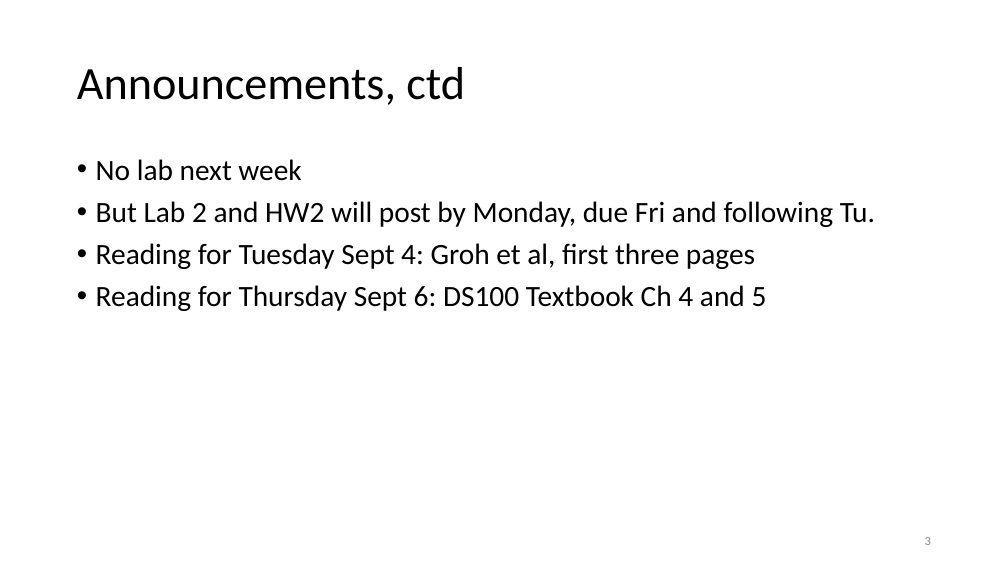
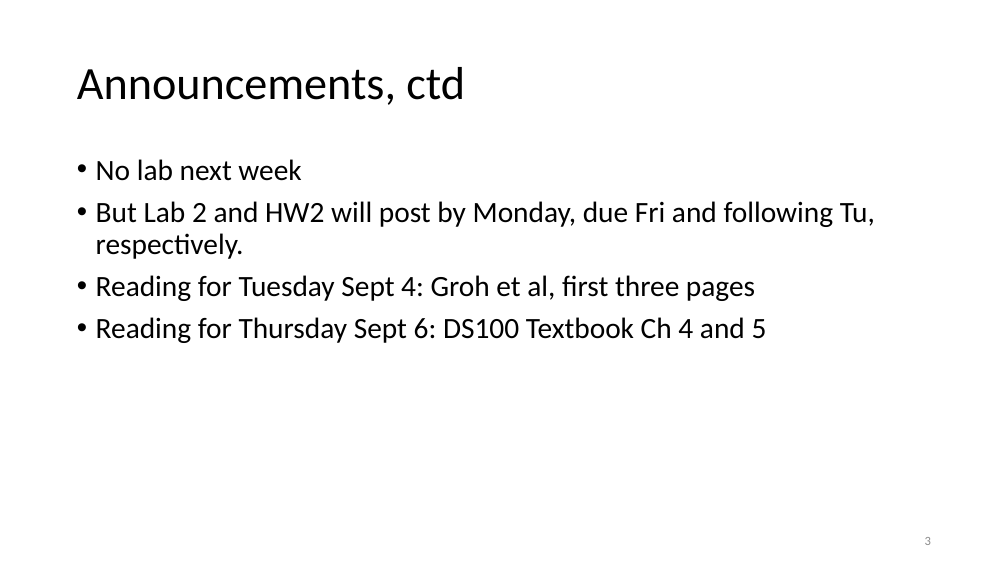
Before and after one commit to joshasuncion/ER-190C, a slide deck: slide 3 of lecture/Lecture 3 Aug 30/3 Pandas.pptx. Drawn at 1008x567 pixels with LibreOffice and Linux fonts; fonts in the diff are those of the drawing. Boxes give left, top, right and bottom in pixels: in the first picture for what was removed or moved away, otherwise in the second. Text is boxed around its words. In the diff, an @@ line names an element or a change of style, - is before the commit and + after.

Commit message:
update lecture 3 ppt

```diff
--- a/lecture/Lecture 3 Aug 30/3 Pandas.pptx
+++ b/lecture/Lecture 3 Aug 30/3 Pandas.pptx
@@ text at (96, 201, 875, 259): text changed @@
-• But Lab 2 and HW2 will post by Monday, due Fri and following Tu.
+• But Lab 2 and HW2 will post by Monday, due Fri and following Tu, respectively.
```
Also in this commit, not shown: 1 other file.
